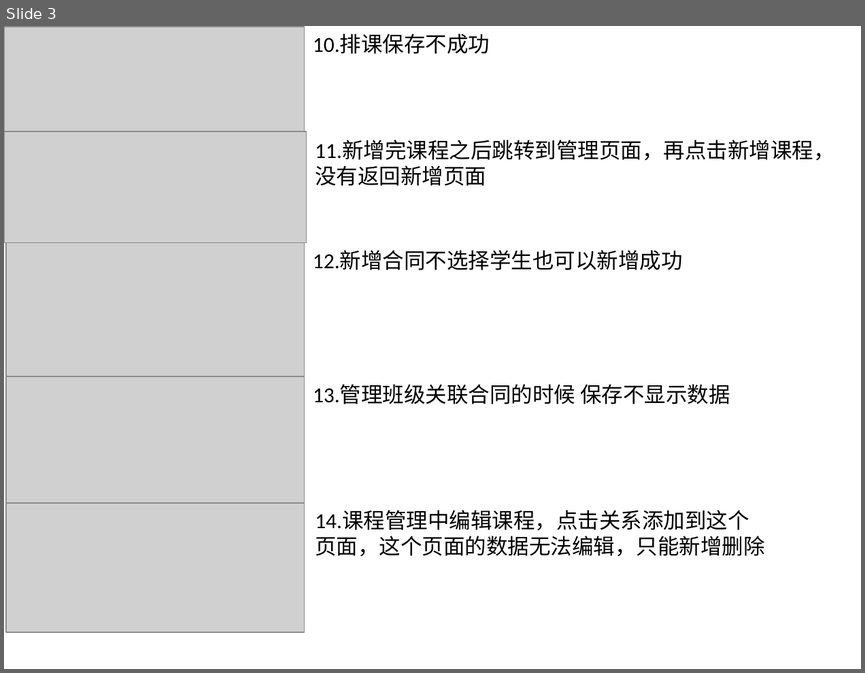
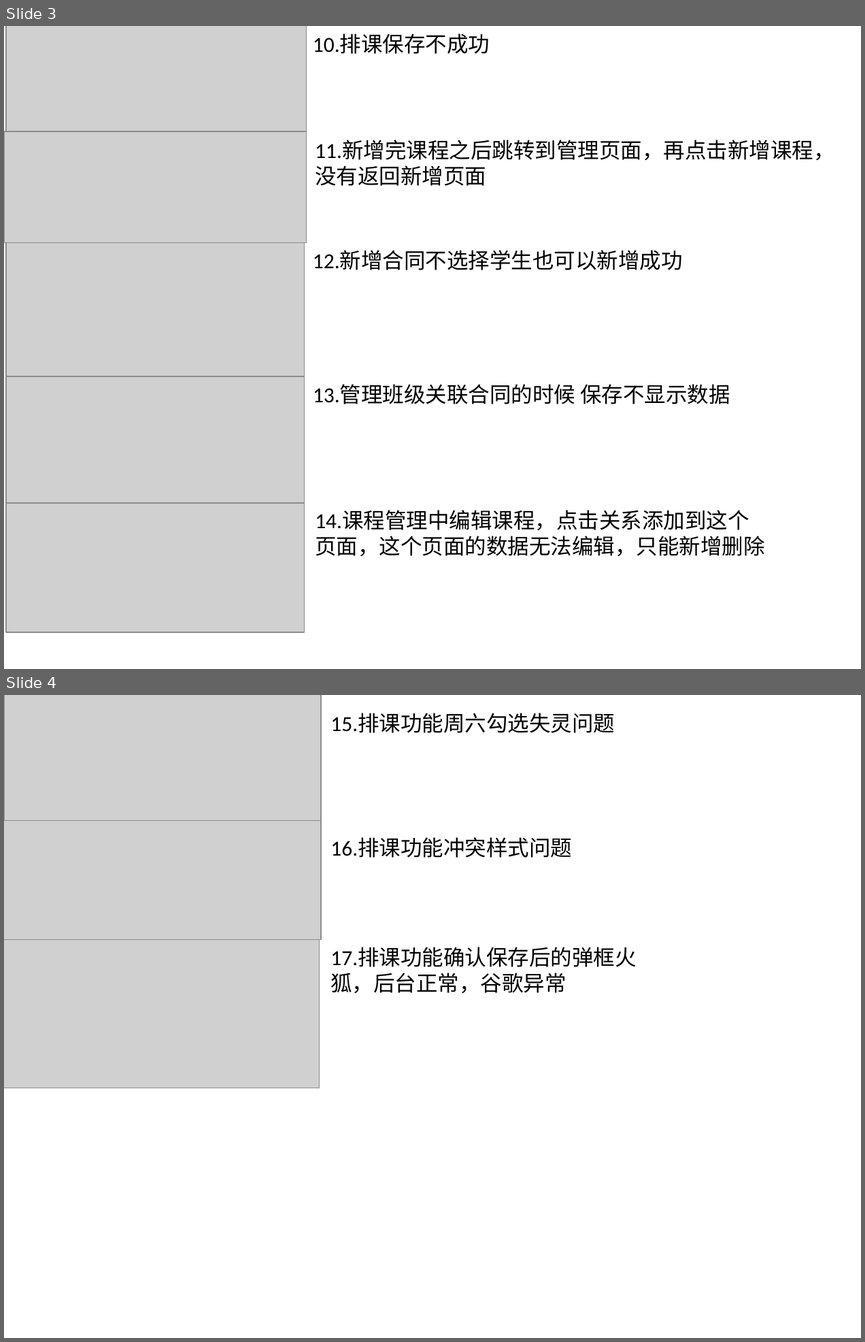
Before and after one commit to lieoluntan/sdpkRW, a slide deck: 个人测试任务表/0112测试问题/0112测试.pptx. Shown one above the other, each under a label of ours: slide 3 before the commit, slides 3 and 4 after it. The pictures are 865x673 and 865x1342 pixels, drawn with LibreOffice and Linux fonts; fonts in the diff are those of the drawing; grey boxes stand for pictures. Boxes give left, top, right and bottom in pixels: in the first picture for what was removed or moved away, otherwise in the second. Text is boxed around its words. In the diff, an @@ line names an element or a change of style, - is before the commit and + after.

```diff
--- a/个人测试任务表/0112测试问题/0112测试.pptx
+++ b/个人测试任务表/0112测试问题/0112测试.pptx
@@ slide 4 added at [4,695,861,1338], background #FFFFFF @@
@@ picture added at [4,695,321,821] @@
@@ text added at [330,713,615,733], 18 pt, text #000000 @@
+15.排课功能周六勾选失灵问题
@@ picture added at [4,821,321,940] @@
@@ text added at [330,837,572,858], 18 pt, text #000000 @@
+16.排课功能冲突样式问题
@@ picture added at [4,939,320,1087] @@
@@ text added at [330,947,636,993], 18 pt, text #000000 @@
+17.排课功能确认保存后的弹框火狐，后台正常，谷歌异常
@@ slide 3 changed as well @@
@@ picture: place and size @@
-picture at [4,27,305,131]
+picture at [6,26,307,135]
```
Also in this commit, not shown: 2 other slides changed, 1 other file.
